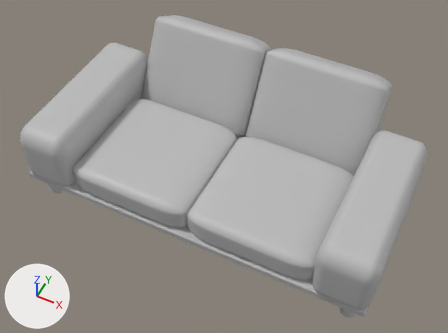
Two versions of the FBX model Loom/Assets/Models/finalroom_couches.fbx, one commit apart.
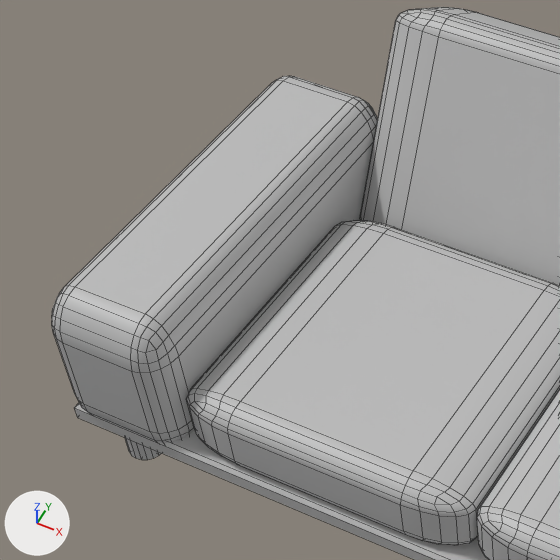
The first picture shows the older version from a 50 mm camera at (0.0177, -0.0348, 0.0454) aimed at (0.0002, 0.0001, 0.0018). The close-ups show both versions on the part from 0% to 49% of the width and 4% to 70% of the height of that picture; other places that the commit changed are outside them. The lights are fixed; the arrows at lower left show +X, +Y and +Z. The close-ups show mesh edges as thin lines. Where no turn or scale is listed for an object, it has been applied to the vertices.
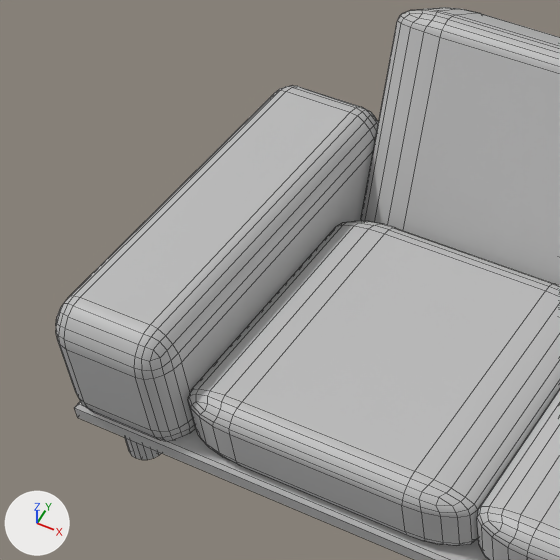
Where the change shows, as pixel boxes (x1, y1, x2, y2) in the close-ups (560 x 560 px):
'pCube14', moved: before (186, 220, 560, 545); after (188, 221, 560, 546)
'pCube12', moved, rescaled: before (52, 76, 378, 443); after (56, 85, 378, 441)
'pCube17', moved: before (360, 7, 560, 285); after (361, 7, 560, 285)

What changed in the scene script:
```text
Change ob_pcube17:
    ob_pcube17.location: (-0.00597, 0.00791, 0.00464) -> (-0.00591, 0.00791, 0.00464)
Change ob_pcube12:
    ob_pcube12.location: (-0.01453, 0.0, 0.00266) -> (-0.01445, 0.0, 0.00259)
    ob_pcube12.scale: (0.00514, 0.00661, 0.016) -> (0.00514, 0.00575, 0.0159)
Change ob_pcube14:
    ob_pcube14.location: (-0.00596, -0.00176, 0.00164) -> (-0.0059, -0.00176, 0.00164)
```
